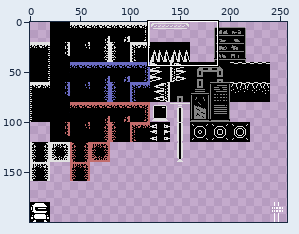
File history of a sprite sheet, assets/sprites/Tilemap_Packed.png. Above: a wide view before the commit, with the close-up outlined.
Close-up. Old version:
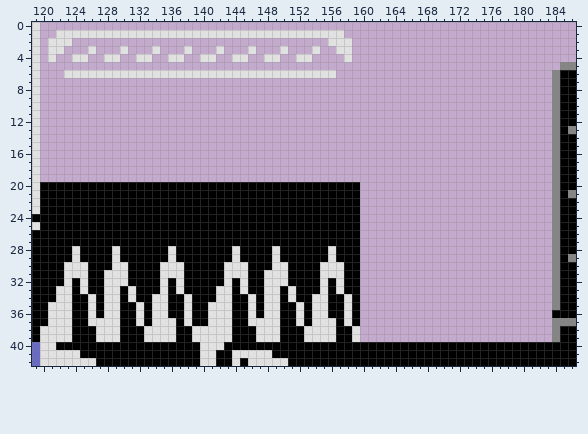
The file is 300x200 pixels. Colours within 5 levels of each other are drawn and written as one. Shown: x 119..186, y 0..42. The wide view leaves out empty margins. The commit also changed other parts of the picture, which this record leaves out.
Now the later version:
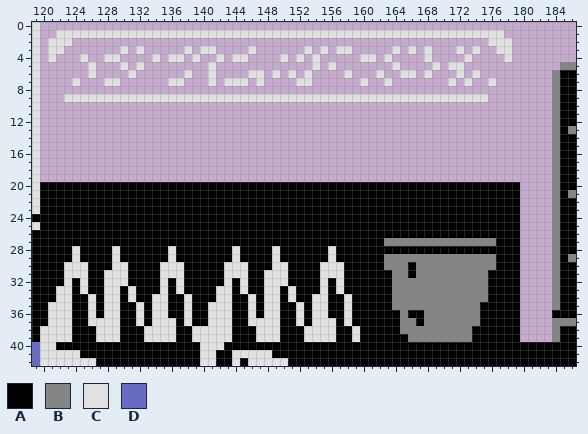
Palette (. is transparent): A #000000  B #858585  C #e1e1e1  D #696ac1
Edits made:
Changed rows in their new state; - is an unchanged pixel.
first column x 123:
 1 -----------------------------------CCCCCCCCCCCCCCCCCCCC-
 2 ---------------------------------...-----------------CCC
 3 ---.-----C-.-----CC.-------.--C.C--------C-C-C---C-C--CC
 4 -.-------..C----C..C-----..C--.C---.-CC-C----C----C----C
 5 ---C---C-C--------C------------C-C-------C----C-CC------
 6 ...-....-......-..-....--.-.-.-...-C---C--CC-C---C-C----
 7 -C---CC------CC---C-CCC-C----CC------C--C-------C-C--C--
 9 CCCCCCCCCCCCCCCCCCCCCCCCCCCCCCCCCCCCCCCCCCCCCCCCCCCCC---
first column x 160:
20 AAAAAAAAAAAAAAAAAAAA
21 AAAAAAAAAAAAAAAAAAAA
22 AAAAAAAAAAAAAAAAAAAA
23 AAAAAAAAAAAAAAAAAAAA
24 AAAAAAAAAAAAAAAAAAAA
25 AAAAAAAAAAAAAAAAAAAA
26 AAAAAAAAAAAAAAAAAAAA
27 AAABBBBBBBBBBBBBBAAA
28 AAAAAAAAAAAAAAAAAAAA
29 AAABBBBBBBBBBBBBBAAA
30 AAABBBABBBBBBBBBBAAA
31 AAAABBABBBBBBBBBAAAA
32 AAAABBBBBBBBBBBBAAAA
33 AAAABBBBBBBBBBBBAAAA
34 AAAABBBBBBBBBBBBAAAA
35 AAAABBBBBBBBBBBAAAAA
36 AAAAABAABBBBBBBAAAAA
37 AAAAABBABBBBBBBAAAAA
38 AAAAABBBBBBBBBAAAAAA
39 AAAAAABBBBBBBBAAAAAA
Where, in picture pixels (left, top, right, bottom), the same in both close-ups:
changed: (64, 30, 512, 102)
added: (360, 182, 520, 342)
